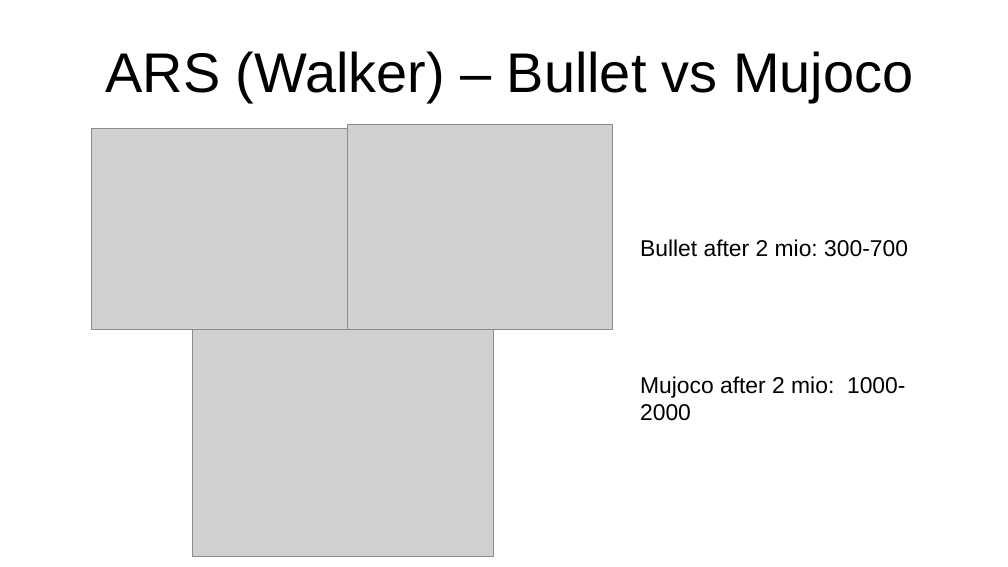
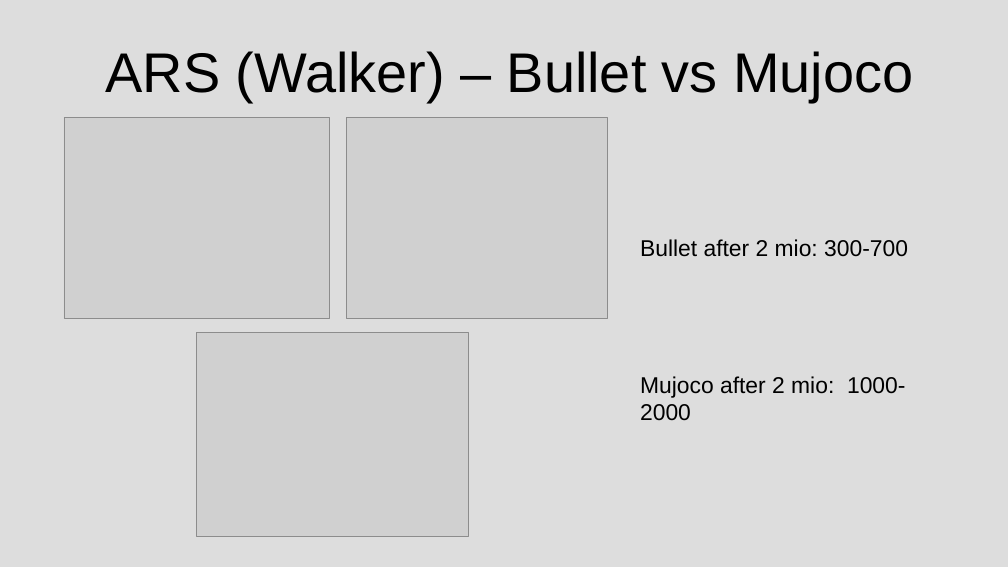
Before and after one commit to sgillen/seagul, a slide deck: slide 18 of seagul/rllib/rllib_with_rbf/Temporary_Results.pptx (slide 12 before the commit). Drawn at 1008x567 pixels with LibreOffice and Linux fonts; fonts in the diff are those of the drawing; grey boxes stand for pictures. Boxes give left, top, right and bottom in pixels: in the first picture for what was removed or moved away, otherwise in the second. Text is boxed around its words. In the diff, an @@ line names an element or a change of style, - is before the commit and + after.

```diff
--- a/seagul/rllib/rllib_with_rbf/Temporary_Results.pptx
+++ b/seagul/rllib/rllib_with_rbf/Temporary_Results.pptx
@@ background #FFFFFF to #BFBFBF at 53% opacity @@
@@ picture: place and size @@
-picture at <box>91,128,357,330</box>
+picture at <box>64,117,329,319</box>
@@ picture: place and size @@
-picture at <box>348,124,613,329</box>
+picture at <box>347,117,607,319</box>
@@ picture: place and size @@
-picture at <box>192,329,494,556</box>
+picture at <box>197,333,468,537</box>
```
Also in this commit, not shown: 17 other slides changed, 7 slides added, 1 slide removed.
